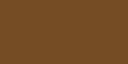
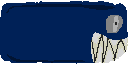
Two versions of the same layered image (128x64). Layer-by-layer changes:
added layer "Layer 3" above "Layer 2" over [91, 34, 128, 63]
added layer "Layer 2" above "Layer 4" over [91, 15, 128, 63]
added layer "Layer 4" above "Layer 1" over [6, 4, 115, 63]
painted on "Layer 1" over [0, 0, 128, 64]
